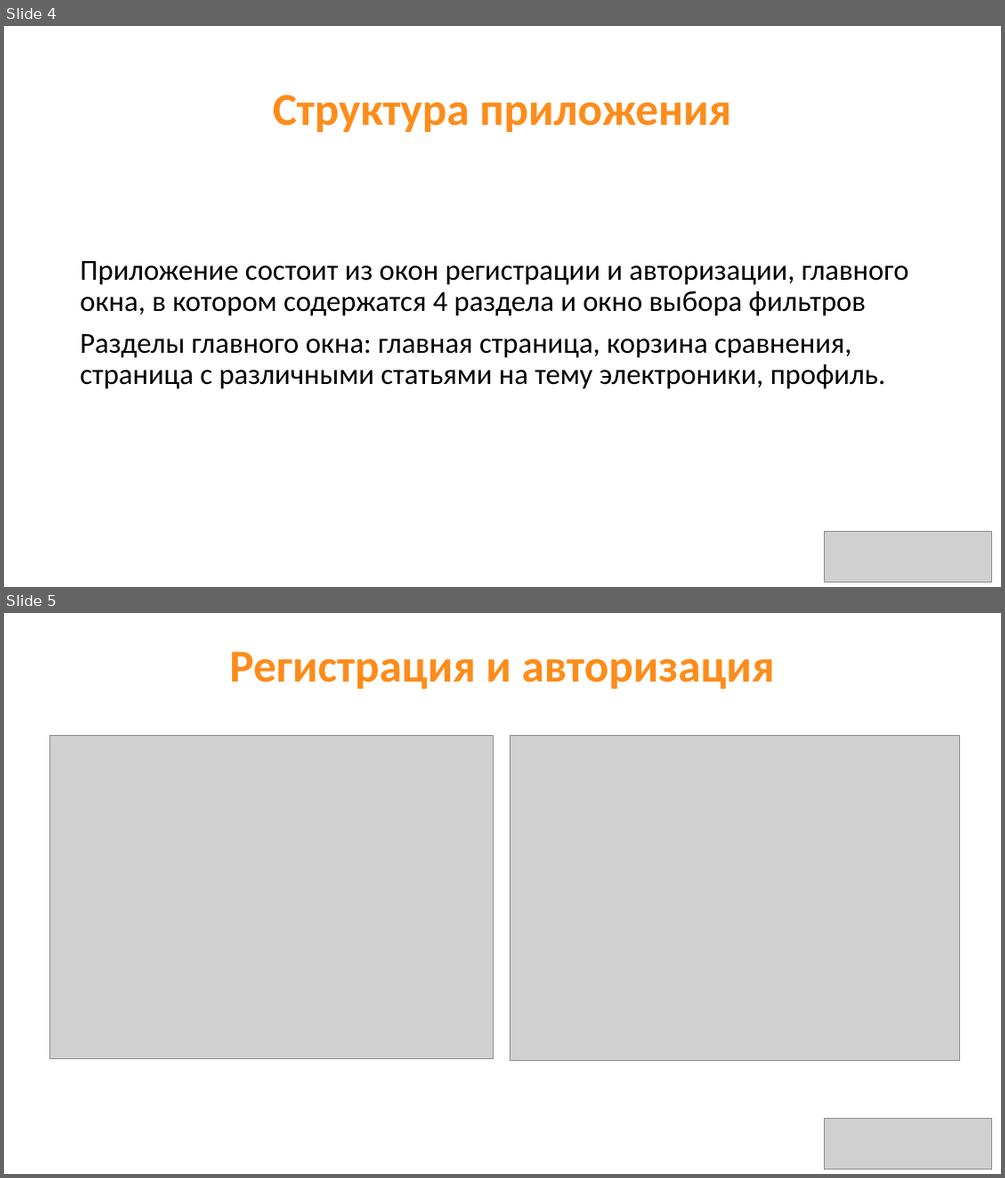
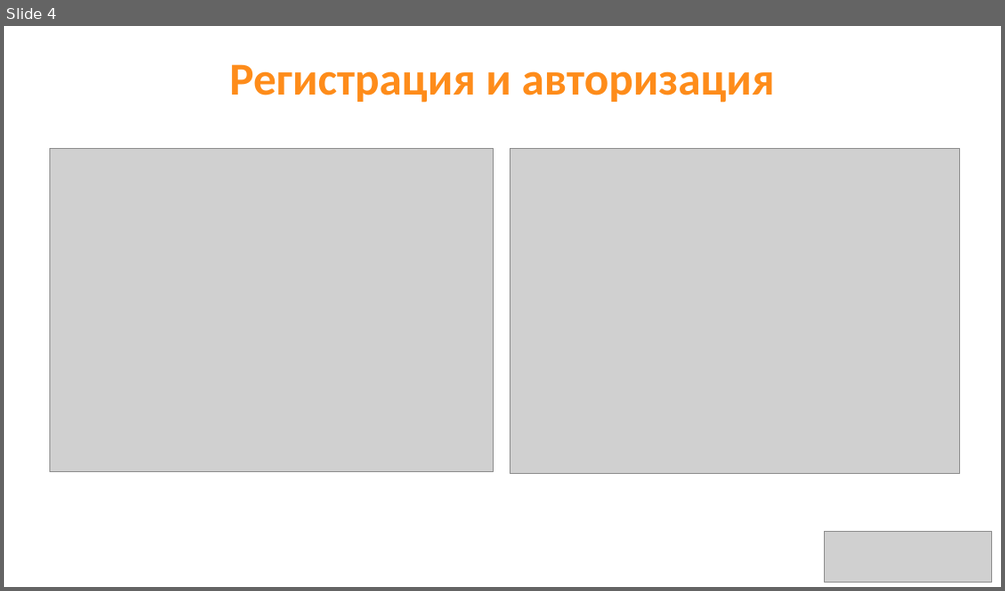
Before and after one commit to aaalace/D-Compare, a slide deck: DOCS/D-COMPARE.pptx. Shown one above the other, each under a label of ours: slides 4 and 5 before the commit, slide 4 after it. The pictures are 1005x1178 and 1005x591 pixels, drawn with LibreOffice and Linux fonts; fonts in the diff are those of the drawing; grey boxes stand for pictures. Boxes give left, top, right and bottom in pixels: in the first picture for what was removed or moved away, otherwise in the second. Text is boxed around its words. In the diff, an @@ line names an element or a change of style, - is before the commit and + after.

```diff
--- a/DOCS/D-COMPARE.pptx
+++ b/DOCS/D-COMPARE.pptx
@@ slide 4 removed at (4,26,1001,587), background #FFFFFF @@
@@ title removed at (273,95,731,132) @@
-Структура приложения
@@ text removed at (80,261,909,389) @@
-Приложение состоит из окон регистрации и авторизации, главного окна, в котором содержатся 4 раздела и окно выбора фильтров
-Разделы главного окна: главная страница, корзина сравнения, страница с различными статьями на тему электроники, профиль.
@@ picture removed at (825,532,991,582) @@
@@ what was slide 5 is now slide 4 @@
```
Also in this commit, not shown: 4 slides changed, 2 other files.
